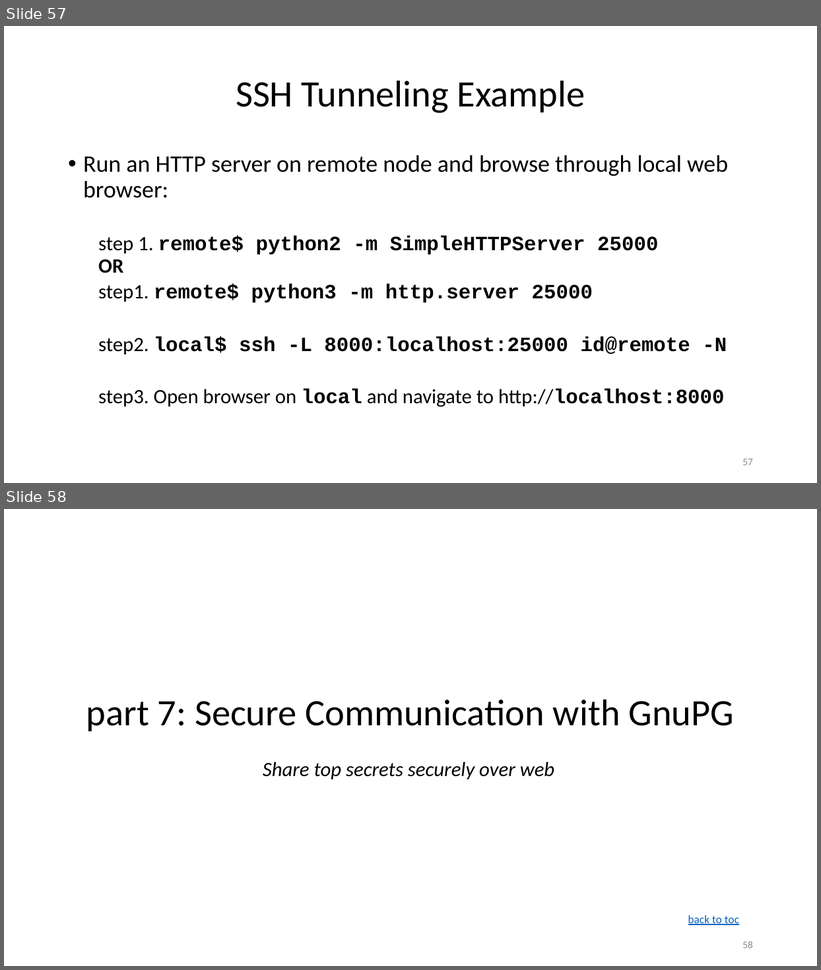
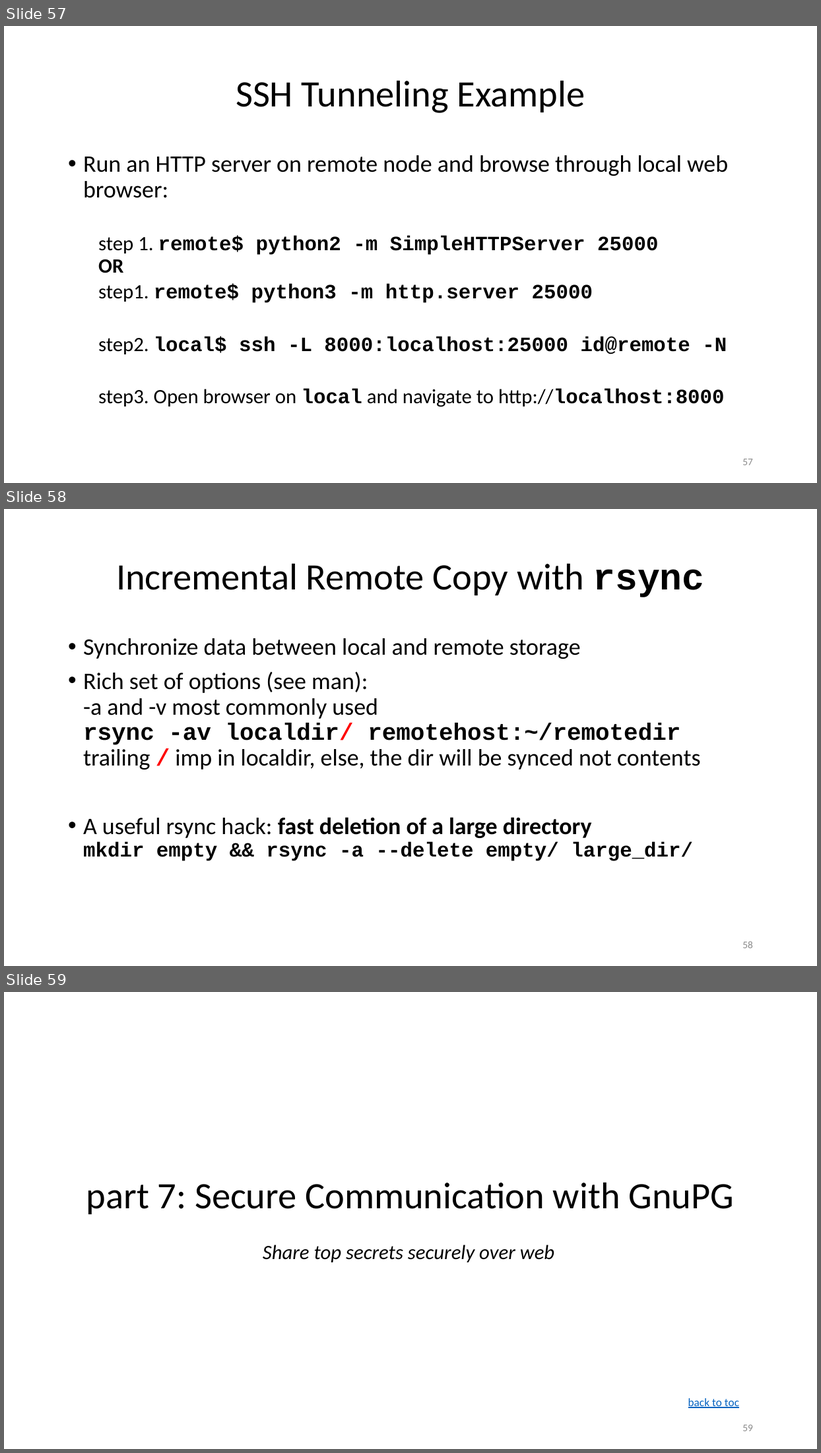
Before and after one commit to ketancmaheshwari/lisa19, a slide deck: lpt_LISA.pptx. Shown one above the other, each under a label of ours: slides 57 and 58 before the commit, slides 57, 58 and 59 after it. The pictures are 821x970 and 821x1453 pixels, drawn with LibreOffice and Linux fonts; fonts in the diff are those of the drawing. Boxes give left, top, right and bottom in pixels: in the first picture for what was removed or moved away, otherwise in the second. Text is boxed around its words. In the diff, an @@ line names an element or a change of style, - is before the commit and + after.

Commit message:
Adding rsync

```diff
--- a/lpt_LISA.pptx
+++ b/lpt_LISA.pptx
@@ slide 58 added at bbox=[4, 509, 817, 966], background #FFFFFF @@
@@ title added at bbox=[116, 563, 704, 597], 33 pt, text #000000 @@
+Incremental Remote Copy with rsync
@@ text added at bbox=[83, 638, 701, 861], 21 pt, text #000000 @@
+• Synchronize data between local and remote storage
+• Rich set of options (see man):
+  -a and -v most commonly used
+  rsync -av localdir/ remotehost:~/remotedir
+  trailing / imp in localdir, else, the dir will be synced not contents
+• A useful rsync hack: fast deletion of a large directory
+  mkdir empty && rsync -a --delete empty/ large_dir/
@@ page number added at bbox=[743, 941, 753, 949], 9 pt, text #8C8C8C @@
+58
@@ what was slide 58 is now slide 59 @@
@@ page number at bbox=[743, 1425, 753, 1432]: text changed @@
-58
+59
```
Also in this commit, not shown: 1 other file.
